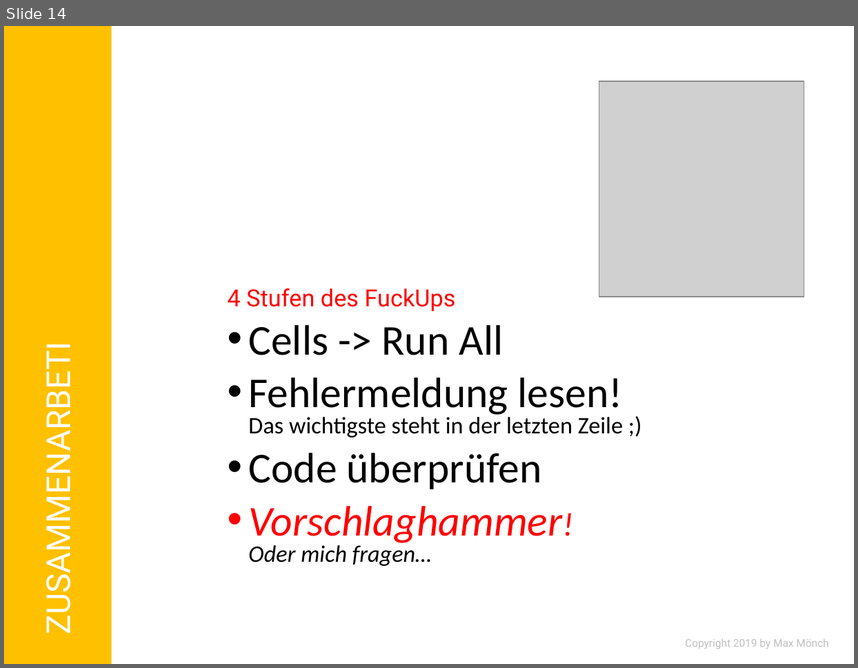
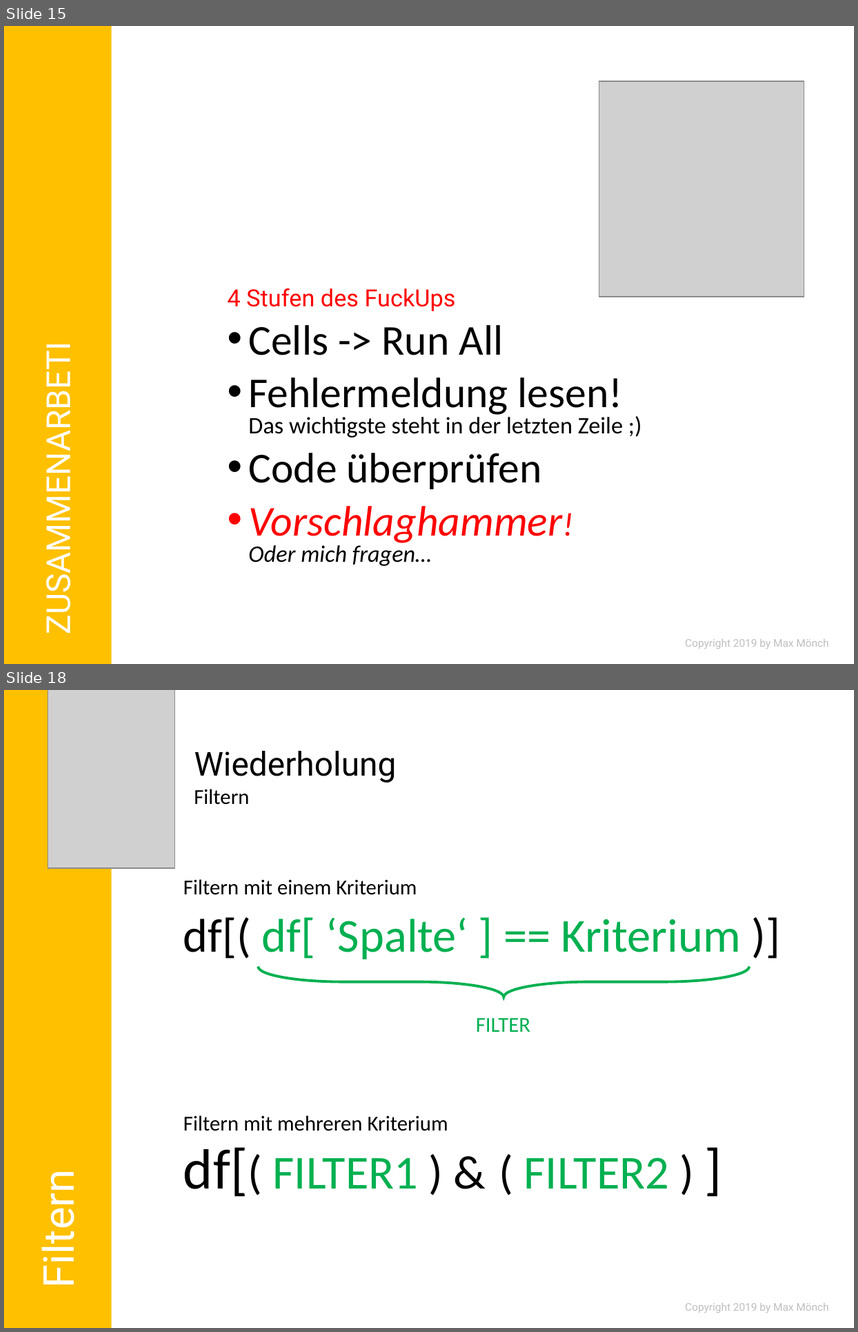
Before and after one commit to MonksterFX/pandas-basic, a slide deck: praesentation/pandas-basic.pptx. Shown one above the other, each under a label of ours: slide 14 before the commit, slides 15 and 18 after it; the slides between them are not shown. The pictures are 858x668 and 858x1332 pixels, drawn with LibreOffice and Linux fonts; fonts in the diff are those of the drawing; grey boxes stand for pictures; background and template pictures are left out. Boxes give left, top, right and bottom in pixels: in the first picture for what was removed or moved away, otherwise in the second. Text is boxed around its words. In the diff, an @@ line names an element or a change of style, - is before the commit and + after.

```diff
--- a/praesentation/pandas-basic.pptx
+++ b/praesentation/pandas-basic.pptx
@@ slide 18 added at (4, 690, 854, 1328), background #FFFFFF @@
@@ rectangle added at (4, 690, 111, 1328), fill #FFC000 @@
@@ picture added at (48, 690, 176, 869) @@
@@ title added at (194, 751, 397, 782), 28 pt, text #000000 @@
+Wiederholung
@@ text added at (194, 789, 249, 805), 18 pt, text #000000 @@
+Filtern
@@ text added at (183, 879, 417, 895), 18 pt, text #000000 @@
+Filtern mit einem Kriterium
@@ text added at (183, 917, 741, 959), 40 pt, text #00B050 @@
+df[( df[ ‘Spalte‘ ] == Kriterium )]
@@ right brace added at (258, 966, 749, 997), outline #00B050 2.25 pt @@
@@ text added at (476, 1018, 530, 1032), 18 pt, text #00B050 @@
+FILTER
@@ text added at (183, 1115, 448, 1131), 18 pt, text #000000 @@
+Filtern mit mehreren Kriterium
@@ text added at (183, 1147, 669, 1196), 40 pt, text #00B050 @@
+df[( FILTER1 ) & ( FILTER2 ) ]
@@ text added at (30, 1181, 85, 1284), 36 pt, text #FFFFFF @@
+Filtern
@@ text added at (685, 1303, 829, 1312), 9 pt, text #BFBFBF @@
+Copyright 2019 by Max Mönch
@@ what was slide 14 is now slide 15 @@
```
Also in this commit, not shown: 7 slides changed, 5 other slides added, 11 other files.
